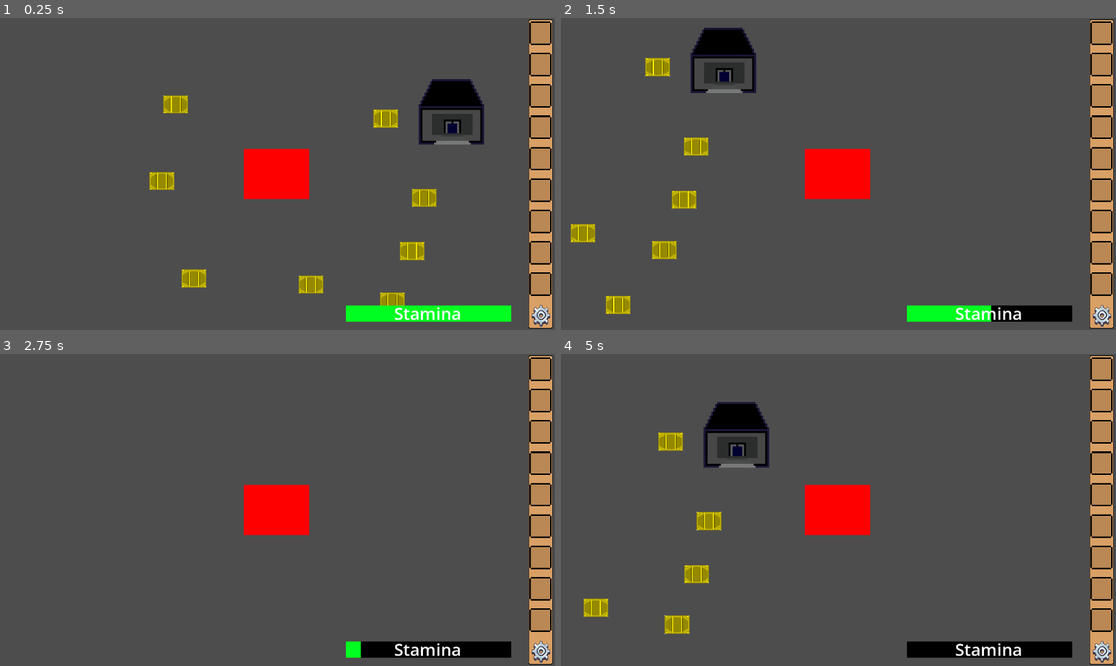
Above: before the commit, frames 1-4 (two rows, left to right).
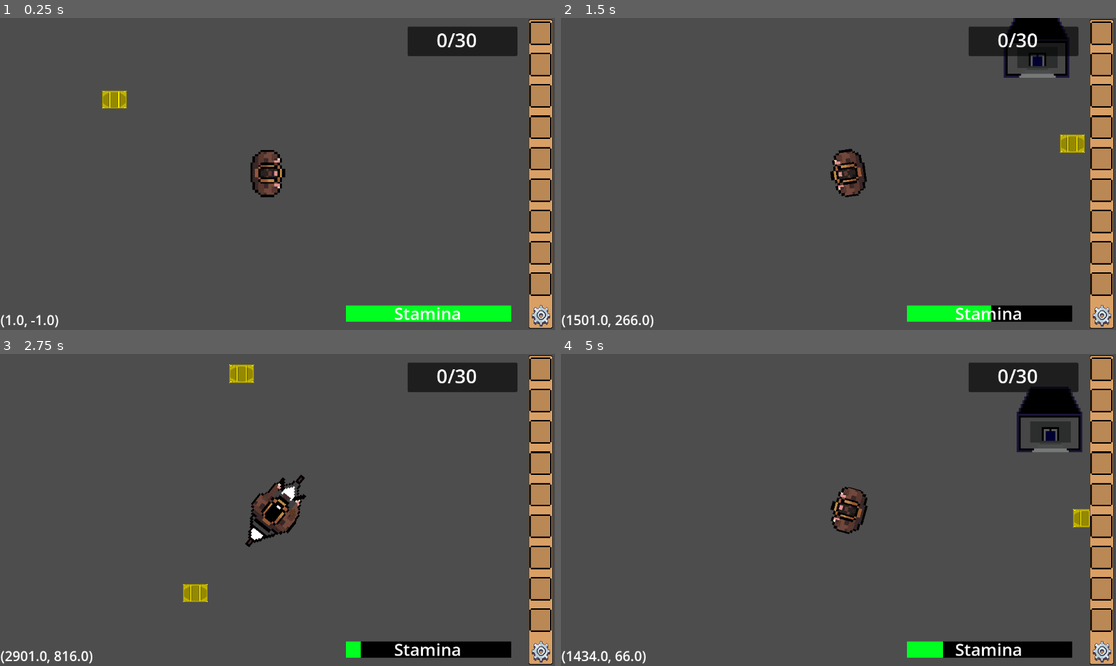
Above: after the commit, the same moments.

Repository: Vini-Lino/My-code-DsTrBR
Game: Godot game, scene res://Scenes/da_game.tscn
The game is run twice, just before and just after one commit, with the same random seed, the same clock (stepped at 60 frames per second) and the same inputs.
Inputs (mouse positions are in pixels of both pictures, inside the frame that each line leads up to):
- Up to frame 1 (0.25 s): no input
- Up to frame 2 (1.5 s): tap Enter at 0.5 s; move the mouse to (960, 158) at 0.52 s; hold D (move_right) 0.53-1.28 s; hold Shift (Shift) 0.53-1.28 s; tap E (E) at 0.6 s; move the mouse to (727, 189) at 1.27 s; hold S (move_down) from 1.28 s (still down); tap Shift (Shift) at 1.35 s
- Up to frame 3 (2.75 s): tap E (E) at 1.55, 2.1 s; move the mouse to (333, 441) at 2.02 s; release S (move_down) at 2.03 s; hold D (move_right) from 2.03 s (still down); hold Shift (Shift) from 2.03 s (still down)
- Up to frame 4 (5 s): move the mouse to (810, 572) at 2.77 s; release D (move_right) at 2.78 s; release Shift (Shift) at 2.78 s; hold W (move_up) 2.78-3.53 s; tap Q (Q) at 2.85 s; tap E (E) at 3.05, 4.35 s; move the mouse to (1005, 556) at 3.52 s; hold Shift (Shift) 3.53-4.28 s; hold A (move_left) from 3.53 s (still down); move the mouse to (672, 463) at 4.27 s

The runs differ from the first frame. In frame 1, 7.9% of the frame differs, in the area x 0-94%, y 2-100%; in frame 2, 8.3%; in frame 3, 4.7%; in frame 4, 9.2%, in the area x 0-96%, y 2-100%.

Commit message:
Add files via upload

Diff:
--- a/death-stranding-br-2d/Scenes/da_game.tscn
+++ b/death-stranding-br-2d/Scenes/da_game.tscn
@@ -6,6 +6,8 @@
 [ext_resource type="PackedScene" uid="uid://ds7eras1v2cpd" path="res://Inventory/inv_ui.tscn" id="4_qmgor"]
 [ext_resource type="PackedScene" uid="uid://bkqtffhwdr20c" path="res://Scenes/stamina_bar.tscn" id="5_r6pm8"]
 [ext_resource type="PackedScene" uid="uid://qqxv8i1blcpm" path="res://Scenes/delivery_place.tscn" id="6_r26vo"]
+[ext_resource type="PackedScene" uid="uid://bmbhfdhi274y6" path="res://Scenes/pontuation.tscn" id="7_64afs"]
+[ext_resource type="Script" uid="uid://bjo88s5svv65b" path="res://Scripts/coordinates.gd" id="7_dupxo"]
 
 [node name="da Game" type="Node2D"]
 
@@ -20,34 +22,34 @@
 [node name="Carga" type="Node" parent="."]
 
 [node name="Carga" parent="Carga" instance=ExtResource("2_rvlkc")]
-position = Vector2(-593, -48)
+position = Vector2(751, -952)
 
 [node name="Carga2" parent="Carga" instance=ExtResource("2_rvlkc")]
-position = Vector2(-521, -445)
+position = Vector2(-846, -340)
 
 [node name="Carga3" parent="Carga" instance=ExtResource("2_rvlkc")]
-position = Vector2(569, -372)
+position = Vector2(286, 3130)
 
 [node name="Carga4" parent="Carga" instance=ExtResource("2_rvlkc")]
-position = Vector2(768, 40)
+position = Vector2(2475, 1294)
 
 [node name="Carga5" parent="Carga" instance=ExtResource("2_rvlkc")]
-position = Vector2(-427, 458)
+position = Vector2(-2277, 3006)
 
 [node name="Carga6" parent="Carga" instance=ExtResource("2_rvlkc")]
-position = Vector2(364, 862)
+position = Vector2(-933, 3111)
 
 [node name="Carga7" parent="Carga" instance=ExtResource("2_rvlkc")]
-position = Vector2(-73, 778)
+position = Vector2(-3713, 2827)
 
 [node name="Carga8" parent="Carga" instance=ExtResource("2_rvlkc")]
-position = Vector2(603, 577)
+position = Vector2(2715, 155)
 
 [node name="Carga9" parent="Carga" instance=ExtResource("2_rvlkc")]
-position = Vector2(181, 490)
+position = Vector2(1276, 2644)
 
 [node name="Carga10" parent="Carga" instance=ExtResource("2_rvlkc")]
-position = Vector2(705, 316)
+position = Vector2(1866, 2169)
 
 [node name="CanvasLayer" type="CanvasLayer" parent="."]
 
@@ -63,5 +65,49 @@
 offset_right = 1061.0
 offset_bottom = 631.0
 
-[node name="DeliveryPlace" parent="." instance=ExtResource("6_r26vo")]
-position = Vector2(910, -284)
+[node name="Pontuation" parent="CanvasLayer" instance=ExtResource("7_64afs")]
+offset_left = 846.0
+offset_top = 18.0
+offset_right = 1074.0
+offset_bottom = 79.0
+
+[node name="Coordinates" type="RichTextLabel" parent="CanvasLayer"]
+offset_left = 1.0
+offset_top = 608.0
+offset_right = 592.0
+offset_bottom = 648.0
+theme_override_font_sizes/normal_font_size = 28
+text = "x: 0 y: 0"
+script = ExtResource("7_dupxo")
+
+[node name="Deliveries" type="Node" parent="."]
+
+[node name="DeliveryPlace" parent="Deliveries" instance=ExtResource("6_r26vo")]
+position = Vector2(-1669, -2777)
+
+[node name="DeliveryPlace2" parent="Deliveries" instance=ExtResource("6_r26vo")]
+position = Vector2(1757, -2016)
+
+[node name="DeliveryPlace3" parent="Deliveries" instance=ExtResource("6_r26vo")]
+position = Vector2(2185, -1225)
+
+[node name="DeliveryPlace4" parent="Deliveries" instance=ExtResource("6_r26vo")]
+position = Vector2(-4156, 2379)
+
+[node name="DeliveryPlace5" parent="Deliveries" instance=ExtResource("6_r26vo")]
+position = Vector2(-2663, -2048)
+
+[node name="DeliveryPlace6" parent="Deliveries" instance=ExtResource("6_r26vo")]
+position = Vector2(-4088, 714)
+
+[node name="DeliveryPlace7" parent="Deliveries" instance=ExtResource("6_r26vo")]
+position = Vector2(598, -2813)
+
+[node name="DeliveryPlace8" parent="Deliveries" instance=ExtResource("6_r26vo")]
+position = Vector2(-3645, -481)
+
+[node name="DeliveryPlace9" parent="Deliveries" instance=ExtResource("6_r26vo")]
+position = Vector2(-508, -2895)
+
+[node name="DeliveryPlace10" parent="Deliveries" instance=ExtResource("6_r26vo")]
+position = Vector2(2529, -235)
--- a/death-stranding-br-2d/Scenes/delivery_place.tscn
+++ b/death-stranding-br-2d/Scenes/delivery_place.tscn
@@ -1,10 +1,15 @@
-[gd_scene load_steps=5 format=3 uid="uid://qqxv8i1blcpm"]
+[gd_scene load_steps=7 format=3 uid="uid://qqxv8i1blcpm"]
 
 [ext_resource type="Texture2D" uid="uid://bmu48hgh7o0gp" path="res://Assets/DeliveryPlace.png" id="1_880w1"]
+[ext_resource type="Script" uid="uid://bu8uvjk0ix6a1" path="res://Scripts/delivery_place.gd" id="1_uxbj6"]
 
 [sub_resource type="AtlasTexture" id="AtlasTexture_uxbj6"]
 atlas = ExtResource("1_880w1")
 region = Rect2(0, 0, 34, 34)
+
+[sub_resource type="AtlasTexture" id="AtlasTexture_6a6p7"]
+atlas = ExtResource("1_880w1")
+region = Rect2(41, 0, 34, 34)
 
 [sub_resource type="SpriteFrames" id="SpriteFrames_6a6p7"]
 animations = [{
@@ -15,6 +20,14 @@
 "loop": true,
 "name": &"default",
 "speed": 5.0
+}, {
+"frames": [{
+"duration": 1.0,
+"texture": SubResource("AtlasTexture_6a6p7")
+}],
+"loop": true,
+"name": &"delivered",
+"speed": 5.0
 }]
 
 [sub_resource type="RectangleShape2D" id="RectangleShape2D_xjdck"]
@@ -22,6 +35,8 @@
 
 [node name="DeliveryPlace" type="Area2D"]
 scale = Vector2(10, 10)
+collision_mask = 2
+script = ExtResource("1_uxbj6")
 
 [node name="AnimatedSprite2D" type="AnimatedSprite2D" parent="."]
 position = Vector2(0, -17)
@@ -30,3 +45,6 @@
 [node name="CollisionShape2D" type="CollisionShape2D" parent="."]
 position = Vector2(0, -17)
 shape = SubResource("RectangleShape2D_xjdck")
+
+[connection signal="body_entered" from="." to="." method="_on_body_entered"]
+[connection signal="body_exited" from="." to="." method="_on_body_exited"]
--- a/death-stranding-br-2d/Scenes/player.tscn
+++ b/death-stranding-br-2d/Scenes/player.tscn
@@ -1,39 +1,203 @@
-[gd_scene load_steps=6 format=3 uid="uid://dtkekjckjod5q"]
+[gd_scene load_steps=25 format=3 uid="uid://dtkekjckjod5q"]
 
 [ext_resource type="Script" uid="uid://c0o80igc42mdf" path="res://Scripts/player_movement.gd" id="1_cvnsp"]
-[ext_resource type="Texture2D" uid="uid://bwacnd5usam5q" path="res://Assets/prota.png" id="1_v0iea"]
+[ext_resource type="Texture2D" uid="uid://bgtxo4evwmgtr" path="res://Assets/prota_a.png" id="2_cvnsp"]
+
+[sub_resource type="AtlasTexture" id="AtlasTexture_6t5aa"]
+atlas = ExtResource("2_cvnsp")
+region = Rect2(0, 0, 58, 56)
 
 [sub_resource type="AtlasTexture" id="AtlasTexture_cvnsp"]
-atlas = ExtResource("1_v0iea")
-region = Rect2(0, 0, 400, 300)
+atlas = ExtResource("2_cvnsp")
+region = Rect2(325, 0, 65, 58)
+
+[sub_resource type="AtlasTexture" id="AtlasTexture_l6n3p"]
+atlas = ExtResource("2_cvnsp")
+region = Rect2(0, 183, 85, 61)
+
+[sub_resource type="AtlasTexture" id="AtlasTexture_olqyp"]
+atlas = ExtResource("2_cvnsp")
+region = Rect2(344, 180, 86, 60)
+
+[sub_resource type="AtlasTexture" id="AtlasTexture_vgqql"]
+atlas = ExtResource("2_cvnsp")
+region = Rect2(58, 0, 58, 56)
+
+[sub_resource type="AtlasTexture" id="AtlasTexture_fkybt"]
+atlas = ExtResource("2_cvnsp")
+region = Rect2(116, 0, 58, 56)
+
+[sub_resource type="AtlasTexture" id="AtlasTexture_x3wgy"]
+atlas = ExtResource("2_cvnsp")
+region = Rect2(116, 0, 58, 56)
+
+[sub_resource type="AtlasTexture" id="AtlasTexture_3smsa"]
+atlas = ExtResource("2_cvnsp")
+region = Rect2(58, 0, 58, 56)
+
+[sub_resource type="AtlasTexture" id="AtlasTexture_8erm5"]
+atlas = ExtResource("2_cvnsp")
+region = Rect2(0, 56, 58, 56)
+
+[sub_resource type="AtlasTexture" id="AtlasTexture_f1ek2"]
+atlas = ExtResource("2_cvnsp")
+region = Rect2(58, 56, 58, 56)
+
+[sub_resource type="AtlasTexture" id="AtlasTexture_tx1dd"]
+atlas = ExtResource("2_cvnsp")
+region = Rect2(116, 56, 58, 56)
+
+[sub_resource type="AtlasTexture" id="AtlasTexture_gymyn"]
+atlas = ExtResource("2_cvnsp")
+region = Rect2(116, 56, 58, 56)
+
+[sub_resource type="AtlasTexture" id="AtlasTexture_pu2lt"]
+atlas = ExtResource("2_cvnsp")
+region = Rect2(58, 56, 58, 56)
+
+[sub_resource type="AtlasTexture" id="AtlasTexture_ukyrk"]
+atlas = ExtResource("2_cvnsp")
+region = Rect2(390, 0, 65, 58)
+
+[sub_resource type="AtlasTexture" id="AtlasTexture_7dp3o"]
+atlas = ExtResource("2_cvnsp")
+region = Rect2(455, 0, 65, 58)
+
+[sub_resource type="AtlasTexture" id="AtlasTexture_h4iuc"]
+atlas = ExtResource("2_cvnsp")
+region = Rect2(390, 0, 65, 58)
+
+[sub_resource type="AtlasTexture" id="AtlasTexture_fd4e3"]
+atlas = ExtResource("2_cvnsp")
+region = Rect2(325, 58, 65, 58)
+
+[sub_resource type="AtlasTexture" id="AtlasTexture_qqcod"]
+atlas = ExtResource("2_cvnsp")
+region = Rect2(390, 58, 65, 58)
+
+[sub_resource type="AtlasTexture" id="AtlasTexture_igrcy"]
+atlas = ExtResource("2_cvnsp")
+region = Rect2(455, 58, 65, 58)
+
+[sub_resource type="AtlasTexture" id="AtlasTexture_fs7ks"]
+atlas = ExtResource("2_cvnsp")
+region = Rect2(390, 58, 65, 58)
 
 [sub_resource type="SpriteFrames" id="SpriteFrames_6t5aa"]
 animations = [{
 "frames": [{
 "duration": 1.0,
+"texture": SubResource("AtlasTexture_6t5aa")
+}],
+"loop": true,
+"name": &"idle",
+"speed": 5.0
+}, {
+"frames": [{
+"duration": 1.0,
 "texture": SubResource("AtlasTexture_cvnsp")
 }],
 "loop": true,
-"name": &"default",
-"speed": 5.0
+"name": &"idle_cargo",
+"speed": 5.0
+}, {
+"frames": [{
+"duration": 1.0,
+"texture": SubResource("AtlasTexture_l6n3p")
+}],
+"loop": true,
+"name": &"motorcycle",
+"speed": 5.0
+}, {
+"frames": [{
+"duration": 1.0,
+"texture": SubResource("AtlasTexture_olqyp")
+}],
+"loop": true,
+"name": &"motorcycle_cargo",
+"speed": 5.0
+}, {
+"frames": [{
+"duration": 1.0,
+"texture": SubResource("AtlasTexture_6t5aa")
+}, {
+"duration": 1.0,
+"texture": SubResource("AtlasTexture_vgqql")
+}, {
+"duration": 1.0,
+"texture": SubResource("AtlasTexture_fkybt")
+}, {
+"duration": 1.0,
+"texture": SubResource("AtlasTexture_x3wgy")
+}, {
+"duration": 1.0,
+"texture": SubResource("AtlasTexture_3smsa")
+}, {
+"duration": 1.0,
+"texture": SubResource("AtlasTexture_8erm5")
+}, {
+"duration": 1.0,
+"texture": SubResource("AtlasTexture_f1ek2")
+}, {
+"duration": 1.0,
+"texture": SubResource("AtlasTexture_tx1dd")
+}, {
+"duration": 1.0,
+"texture": SubResource("AtlasTexture_gymyn")
+}, {
+"duration": 1.0,
+"texture": SubResource("AtlasTexture_pu2lt")
+}],
+"loop": true,
+"name": &"walking",
+"speed": 8.0
+}, {
+"frames": [{
+"duration": 1.0,
+"texture": SubResource("AtlasTexture_cvnsp")
+}, {
+"duration": 1.0,
+"texture": SubResource("AtlasTexture_ukyrk")
+}, {
+"duration": 1.0,
+"texture": SubResource("AtlasTexture_7dp3o")
+}, {
+"duration": 1.0,
+"texture": SubResource("AtlasTexture_h4iuc")
+}, {
+"duration": 1.0,
+"texture": SubResource("AtlasTexture_fd4e3")
+}, {
+"duration": 1.0,
+"texture": SubResource("AtlasTexture_qqcod")
+}, {
+"duration": 1.0,
+"texture": SubResource("AtlasTexture_igrcy")
+}, {
+"duration": 1.0,
+"texture": SubResource("AtlasTexture_fs7ks")
+}],
+"loop": true,
+"name": &"walking_cargo",
+"speed": 7.0
 }]
 
 [sub_resource type="RectangleShape2D" id="RectangleShape2D_vgqql"]
-size = Vector2(340, 259)
+size = Vector2(238, 255)
 
 [node name="Player" type="CharacterBody2D"]
+position = Vector2(40, -128)
 collision_layer = 2
 script = ExtResource("1_cvnsp")
 
 [node name="AnimatedSprite2D" type="AnimatedSprite2D" parent="."]
-position = Vector2(0, -129.5)
-scale = Vector2(0.85, 0.863333)
+scale = Vector2(5.86207, 4.625)
 sprite_frames = SubResource("SpriteFrames_6t5aa")
+animation = &"motorcycle_cargo"
 
 [node name="CollisionShape2D" type="CollisionShape2D" parent="."]
-position = Vector2(0, -129.5)
+position = Vector2(-22, 0)
 shape = SubResource("RectangleShape2D_vgqql")
 
 [node name="Camera2D" type="Camera2D" parent="."]
-position = Vector2(6, -130)
 zoom = Vector2(0.4, 0.4)
--- /dev/null
+++ b/death-stranding-br-2d/Scenes/pontuation.tscn
@@ -0,0 +1,25 @@
+[gd_scene load_steps=2 format=3 uid="uid://bmbhfdhi274y6"]
+
+[ext_resource type="Script" uid="uid://n8x7torvy15n" path="res://Scripts/pontuation.gd" id="1_dcade"]
+
+[node name="Pontuation" type="Panel"]
+self_modulate = Color(0, 0, 0, 1)
+offset_right = 228.0
+offset_bottom = 61.0
+script = ExtResource("1_dcade")
+
+[node name="RichTextLabel" type="RichTextLabel" parent="."]
+layout_mode = 1
+anchors_preset = 8
+anchor_left = 0.5
+anchor_top = 0.5
+anchor_right = 0.5
+anchor_bottom = 0.5
+offset_left = -54.5
+offset_top = -30.5
+offset_right = 54.5
+offset_bottom = 30.5
+grow_horizontal = 2
+grow_vertical = 2
+theme_override_font_sizes/normal_font_size = 40
+text = "00/30"
--- /dev/null
+++ b/death-stranding-br-2d/Scripts/coordinates.gd
@@ -0,0 +1,5 @@
+extends RichTextLabel
+
+func _process(delta: float) -> void:
+	var pos = $"../../Player".global_position
+	text = str(Vector2(round(pos.x), round(pos.y)))
--- /dev/null
+++ b/death-stranding-br-2d/Scripts/delivery_place.gd
@@ -0,0 +1,21 @@
+extends Area2D
+
+@onready var animated_sprite = $AnimatedSprite2D
+var is_player_inside = false
+var is_delivered = false
+
+func _on_body_entered(_body) -> void:
+	is_player_inside = true
+
+func _on_body_exited(_body) -> void:
+	is_player_inside = false
+
+func _physics_process(_delta: float) -> void:
+	if is_player_inside == true and Input.is_action_just_pressed("E"):
+		if GameManager.cargo >= 1 and is_delivered == false:
+			GameManager.remove_cargo()
+			GameManager.add_delivery()
+			animated_sprite.play("delivered")
+			is_delivered = true
+		else:
+			print("You have no cargo, or already delivered!")
--- a/death-stranding-br-2d/Scripts/game_manager.gd
+++ b/death-stranding-br-2d/Scripts/game_manager.gd
@@ -1,6 +1,7 @@
 extends Node
 
 var cargo = 0
+var deliveries = 0
 
 func add_cargo():
 	cargo += 1
@@ -9,3 +10,7 @@
 func remove_cargo():
 	cargo -= 1
 	print(cargo)
+
+func add_delivery():
+	deliveries += 1
+	print("delivery = ", deliveries)
--- a/death-stranding-br-2d/Scripts/player_movement.gd
+++ b/death-stranding-br-2d/Scripts/player_movement.gd
@@ -2,6 +2,7 @@
 
 @export var movement_speed : float = 1000
 var character_direction : Vector2
+@onready var animated_sprite = $AnimatedSprite2D
 
 func _physics_process(_delta):
 	character_direction.x = Input.get_axis("move_left", "move_right")
@@ -13,23 +14,47 @@
 		velocity = velocity.move_toward(Vector2.ZERO, movement_speed)
 
 	if character_direction and GameManager.cargo >= 2:
-		velocity = character_direction * movement_speed / GameManager.cargo * 1.5
+		velocity = character_direction * movement_speed * 2 / ((GameManager.cargo + 1) / 1.5)
 
 	if Input.is_action_pressed("Shift") and StaminaSc.staminaDown == false: #and StaminaSc.stamina.value != 0:
 #		StaminaSc.stamina.value -= 10
 #		StaminaSc.can_regen = false
 #		StaminaSc.s_timer = 0
 		velocity = velocity * 2
-	else:
-		if character_direction and GameManager.cargo == 0 or 1:
-			velocity = character_direction * movement_speed
-		else:
-			velocity = velocity.move_toward(Vector2.ZERO, movement_speed)
+		print(velocity)
 
-		if character_direction and GameManager.cargo >= 2:
-			velocity = character_direction * movement_speed / GameManager.cargo * 1.5
+	#else:
+	#	if character_direction and GameManager.cargo == 0 or 1:
+	#		velocity = character_direction * movement_speed
+	#	else:
+	#		velocity = velocity.move_toward(Vector2.ZERO, movement_speed)
+	#
+	#	if character_direction and GameManager.cargo >= 2:
+	#		velocity = character_direction * movement_speed / GameManager.cargo * 1.5
 
 	move_and_slide()
+
+	if Input.is_action_pressed("move_up") or Input.is_action_pressed("move_down") or Input.is_action_pressed("move_left") or Input.is_action_pressed("move_right"):
+		if GameManager.cargo == 0:
+			if not Input.is_action_pressed("Shift"):
+				animated_sprite.play("walking")
+		if GameManager.cargo >= 1:
+			if not Input.is_action_pressed("Shift"):
+				animated_sprite.play("walking_cargo")
+	if not Input.is_action_pressed("move_up"):
+		if not Input.is_action_pressed("move_down"):
+			if not Input.is_action_pressed("move_left"):
+				if not Input.is_action_pressed("move_right"):
+					if not Input.is_action_pressed("Shift"):
+						if GameManager.cargo == 0:
+							animated_sprite.play("idle")
+						if GameManager.cargo >= 1:
+							animated_sprite.play("idle_cargo")
+	if Input.is_action_pressed("Shift"):
+		if GameManager.cargo == 0:
+			animated_sprite.play("motorcycle")
+		if GameManager.cargo >= 1:
+			animated_sprite.play("motorcycle_cargo")
 
 var cargo_scene := preload("res://Scenes/carga.tscn")
 
@@ -37,6 +62,20 @@
 	if Input.is_action_just_pressed("Q") and GameManager.cargo > 0:
 		GameManager.remove_cargo()
 		drop_item()
+	look_at(get_global_mouse_position())
+	var joystick_x = Input.get_joy_axis(0, JOY_AXIS_RIGHT_X)  # Right thumbstick horizontal
+	var joystick_y = Input.get_joy_axis(0, JOY_AXIS_RIGHT_Y)  # Right thumbstick vertical
+
+	# Create a direction vector from the joystick input
+	var direction = Vector2(joystick_x, joystick_y)
+
+	# Check if the direction vector has a significant length
+	if direction.length() > 0:
+		# Calculate the angle in radians
+		var angle = direction.angle()
+
+		# Rotate the player to face the direction of the thumbstick
+		rotation = angle
 
 func drop_item() -> void:
 	var dropped_item = cargo_scene.instantiate()
--- /dev/null
+++ b/death-stranding-br-2d/Scripts/pontuation.gd
@@ -0,0 +1,4 @@
+extends Panel
+
+func _process(delta: float) -> void:
+	$RichTextLabel.text = str(GameManager.deliveries) + "/30"
--- a/death-stranding-br-2d/Scripts/stamina_bar.gd
+++ b/death-stranding-br-2d/Scripts/stamina_bar.gd
@@ -2,7 +2,7 @@
 
 @onready var stamina = $"."
 var can_regen = false
-var time_to_wait = 1.5
+var time_to_wait = 1
 var s_timer = 0
 var can_start_stimer = true
 var staminaDown = false
@@ -31,7 +31,7 @@
 		s_timer = 0
 
 	if Input.is_action_pressed("Shift") and stamina.value != 0:
-		stamina.value -= 1
+		stamina.value -= 0.6
 		can_regen = false
 		s_timer = 0
 		staminaDown = false
--- a/death-stranding-br-2d/project.godot
+++ b/death-stranding-br-2d/project.godot
@@ -29,21 +29,25 @@
 move_up={
 "deadzone": 0.2,
 "events": [Object(InputEventKey,"resource_local_to_scene":false,"resource_name":"","device":-1,"window_id":0,"alt_press …(192 unchanged characters)…
+, Object(InputEventJoypadMotion,"resource_local_to_scene":false,"resource_name":"","device":-1,"axis":1,"axis_value":-1.0,"script":null)
 ]
 }
 move_down={
 "deadzone": 0.2,
 "events": [Object(InputEventKey,"resource_local_to_scene":false,"resource_name":"","device":-1,"window_id":0,"alt_press …(192 unchanged characters)…
+, Object(InputEventJoypadMotion,"resource_local_to_scene":false,"resource_name":"","device":-1,"axis":1,"axis_value":1.0,"script":null)
 ]
 }
 move_left={
 "deadzone": 0.2,
 "events": [Object(InputEventKey,"resource_local_to_scene":false,"resource_name":"","device":-1,"window_id":0,"alt_press …(191 unchanged characters)…
+, Object(InputEventJoypadMotion,"resource_local_to_scene":false,"resource_name":"","device":-1,"axis":0,"axis_value":-1.0,"script":null)
 ]
 }
 move_right={
 "deadzone": 0.2,
 "events": [Object(InputEventKey,"resource_local_to_scene":false,"resource_name":"","device":-1,"window_id":0,"alt_press …(192 unchanged characters)…
+, Object(InputEventJoypadMotion,"resource_local_to_scene":false,"resource_name":"","device":-1,"axis":0,"axis_value":1.0,"script":null)
 ]
 }
 inventory_open_close={
@@ -54,16 +58,25 @@
 E={
 "deadzone": 0.2,
 "events": [Object(InputEventKey,"resource_local_to_scene":false,"resource_name":"","device":-1,"window_id":0,"alt_press …(191 unchanged characters)…
+, Object(InputEventJoypadButton,"resource_local_to_scene":false,"resource_name":"","device":-1,"button_index":1,"pressure":0.0,"pressed":true,"script":null)
 ]
 }
 Q={
 "deadzone": 0.2,
 "events": [Object(InputEventKey,"resource_local_to_scene":false,"resource_name":"","device":-1,"window_id":0,"alt_press …(192 unchanged characters)…
+, Object(InputEventJoypadButton,"resource_local_to_scene":false,"resource_name":"","device":-1,"button_index":0,"pressure":0.0,"pressed":true,"script":null)
 ]
 }
 Shift={
 "deadzone": 0.2,
 "events": [Object(InputEventKey,"resource_local_to_scene":false,"resource_name":"","device":-1,"window_id":0,"alt_press …(195 unchanged characters)…
+, Object(InputEventJoypadMotion,"resource_local_to_scene":false,"resource_name":"","device":-1,"axis":4,"axis_value":1.0,"script":null)
+]
+}
+Esc={
+"deadzone": 0.2,
+"events": [Object(InputEventKey,"resource_local_to_scene":false,"resource_name":"","device":-1,"window_id":0,"alt_pressed":false,"shift_pressed":false,"ctrl_pressed":false,"meta_pressed":false,"pressed":false,"keycode":0,"physical_keycode":4194305,"key_label":0,"unicode":0,"location":0,"echo":false,"script":null)
+, Object(InputEventJoypadButton,"resource_local_to_scene":false,"resource_name":"","device":-1,"button_index":6,"pressure":0.0,"pressed":true,"script":null)
 ]
 }
 
Binary file changed: death-stranding-br-2d/Assets/DeliveryPlace.png
Binary file added: death-stranding-br-2d/Assets/prota_a.png
Not shown, added: death-stranding-br-2d/Assets/prota_a.png.import
Not shown: 1 places in death-stranding-br-2d/Scenes/da_game.tscn that only renumber resources
Not shown, added: death-stranding-br-2d/Scripts/coordinates.gd.uid
Not shown, added: death-stranding-br-2d/Scripts/delivery_place.gd.uid
Not shown, added: death-stranding-br-2d/Scripts/pontuation.gd.uid
Not shown, added: death-stranding-br-2d/export_presets.cfg
